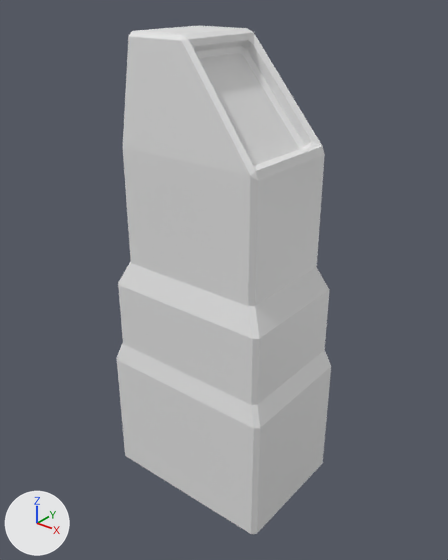
Two versions of the FBX model Assets/Models/generatorexhaust.fbx, one commit apart.
Rendered twice from a 50 mm camera at (9.75, 2.7, 6.99) aimed at (4.64, 9.09, 3.03). The axes (+X, +Y, +Z) are drawn at lower left. The lights are the same throughout.

The older version as bpy lines, for what is in view:
```python
me_cylinder_002 = bpy.data.meshes.new('Cylinder.002')
me_cylinder_002.from_pydata(...)  # 90 vertices, 97 faces; spans x 3.23..6.01, y 8.07..10.07, z -0.38..6.41
ob_generatorexhaust = bpy.data.objects.new('GeneratorExhaust', me_cylinder_002)
ob_generatorexhaust.location = (0.0, 0.0, 0.0)
```
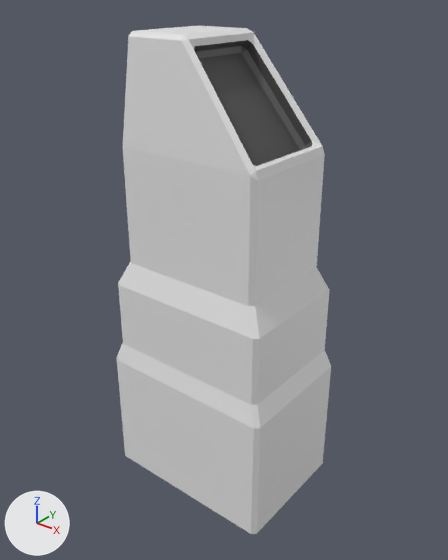
Boxes [x1, y1, x2, y2] around the edits, measured in the pictures (448 x 560 px):
part 1 of me_cylinder_002, recoloured: [194, 40, 312, 166] in both

What changed in the scene script:
```text
Add mat_main:
    mat_main = principled_material('Main')
    mat_main.base_color = (0.8, 0.8, 0.8)  # white #e7e7e7
Add mat_pipe:
    mat_pipe = principled_material('Pipe')
    mat_pipe.base_color = (0.0835, 0.0835, 0.0835)  # dark grey #525252
Change me_cylinder_002:
    where me_cylinder_002.from_pydata(...)  # 90 vertices, 97 faces; spans x 3.23..6.01, y 8.07..10.07, z -0.38..6.41
    used by ob_generatorexhaust; location = (0.0, 0.0, 0.0)
    me_cylinder_002 part 1: all 17 faces centred in x 4.54..5.57, y 8.43..9.72, z 4.96..6.24 switch from no material to mat_pipe (dark grey #525252)
    add me_cylinder_002.materials.append(mat_main)  # white #e7e7e7
```
